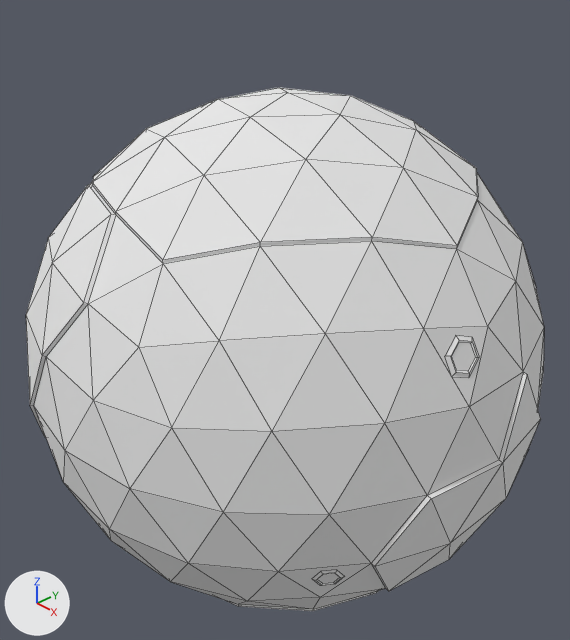
The Blender file res/res/entities/planet/planet.blend as it was, and as the next commit left it.
The view is the same before and after, from a camera (50 mm lens) standing at (2.03, -1.9, 1.59) and looking at (-0.04, 0.02, 0.1). The lights are fixed; the arrows at lower left show +X, +Y and +Z. Mesh edges are drawn as thin lines.
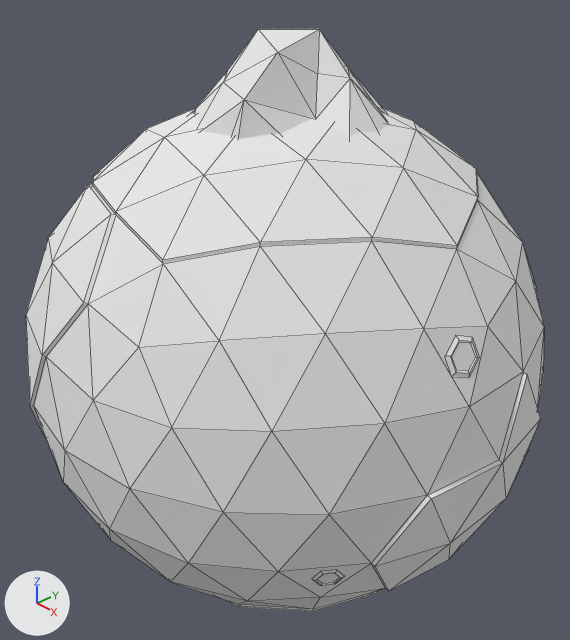
Where the change shows, as pixel boxes (x1, y1, x2, y2) in the pictures (570 x 640 px):
'Icosphere', reshaped (11% taller): before (26, 87, 544, 611); after (26, 29, 544, 611)
part 1 of me_icosphere, added: after (190, 29, 389, 139)

Diff of the bpy script that builds the scene:
```diff
--- a/res/res/entities/planet/planet.blend.py
+++ b/res/res/entities/planet/planet.blend.py
@@ me_icosphere @@
 # used by ob_icosphere; location = (0.0, 0.0, 0.0)
-me_icosphere.from_pydata(...)  # 325 vertices, 458 faces; spans x -1.01..1.01, y -1.0..1.0, z -1.01..1.01
+me_icosphere.from_pydata(...)  # 401 vertices, 566 faces; spans x -1.01..1.01, y -1.0..1.0, z -1.2..1.22
+# me_icosphere part 1: a new loose piece of 38 vertices spanning x -0.37..0.38, y -0.36..0.37, z 0.79..1.22, in mat_material_001 (its picture is missing)
 me_icosphere.materials.append(mat_material_001)
```
